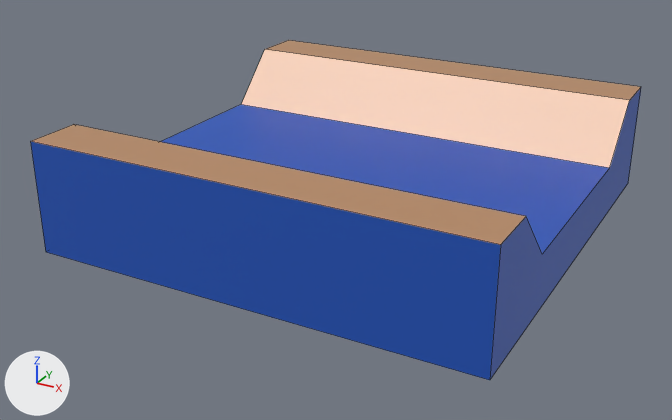
Renders of the FBX model Assets/FBX/Modular Terrain/Ground_Tile_4Coast_Water_River.fbx from each side of a commit.
One viewpoint serves both versions: a 50 mm lens placed at (3.62, -7.08, 2.53), pointed at (-0.13, -0.26, -0.88). Lighting does not change. The marker at lower left points along +X, +Y and +Z. Mesh edges are drawn as thin lines.

Before the edit, the objects in view are built like this:
```python
me_cube = bpy.data.meshes.new('Cube')
me_cube.from_pydata(...)  # 16 vertices, 10 faces; spans x -2.0..2.0, y -2.0..2.0, z -1.0..0.0
me_cube.materials.append(mat_material)  # picture img_palette_pixel_png
ob_cube = bpy.data.objects.new('Cube', me_cube)
ob_cube.location = (0.0, 0.0, 0.0)
```
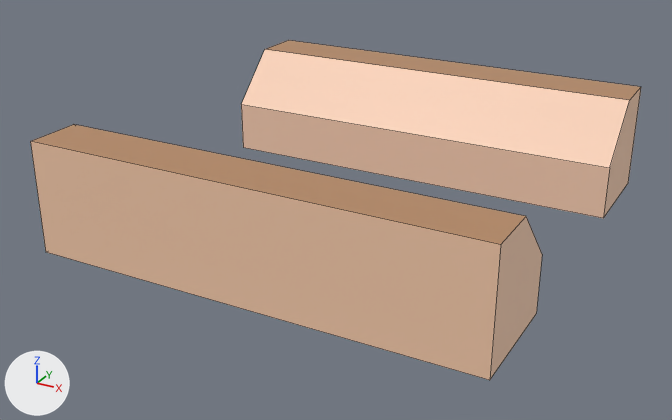
Where the newer file only moved an object's origin or applied its transform, the numbers keep the older frame.

Changed parts and their boxes [x1, y1, x2, y2] in the pictures (672 x 420 px):
part 1 of me_cube, built on
    before: [161, 88, 641, 379]
    after: [241, 88, 641, 379]
part 2 of me_cube, surface changed (blue to beige)
    both: [30, 141, 501, 380]

The change, as a list of edits to the scene's bpy script:
```text
Change me_cube:
    used by ob_cube; location = (0.0, 0.0, 0.0)
    remove me_cube.from_pydata(...)  # 16 vertices, 10 faces; spans x -2.0..2.0, y -2.0..2.0, z -1.0..0.0
    add me_cube.from_pydata(...)  # 20 vertices, 14 faces; spans x -2.0..2.0, y -2.0..2.0, z -1.0..0.0
    me_cube part 1
    4 faces are deleted
    4 vertices are added at (2.0, -1.0, -1.0), (2.0, 1.0, -1.0), (-2.0, -1.0, -1.0), (-2.0, 1.0, -1.0)
    8 new faces join them
    me_cube part 2: 2 kept faces spanning x -2.0..2.0, y -2.0..2.0, z -1.0..0.0 get new texture (UV) coordinates
```
